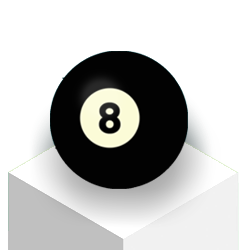
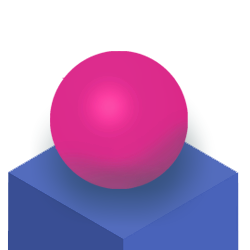
The second 250 x 250 image is a revision of the first. Changes to its layers:
hid group "BALL8" (5 layers) over [7,51,239,250]
added group "Default" with 4 layers above "BASE" over [7,51,239,250]
added layer "Layer 3" (1st of 2, in "Default") (97%) in group "Default" over [7,51,239,250]
added layer "Layer 2" (2nd of 3, in "Default") in group "Default" over [50,51,188,189]
added layer "Layer 4" (2nd of 3, in "Default") (44%) in group "Default" over [29,82,221,229]
added layer "Layer 1 copy" in group "Default" over [7,105,239,250]
hid group "BASE" (4 layers) over [7,51,239,250]
